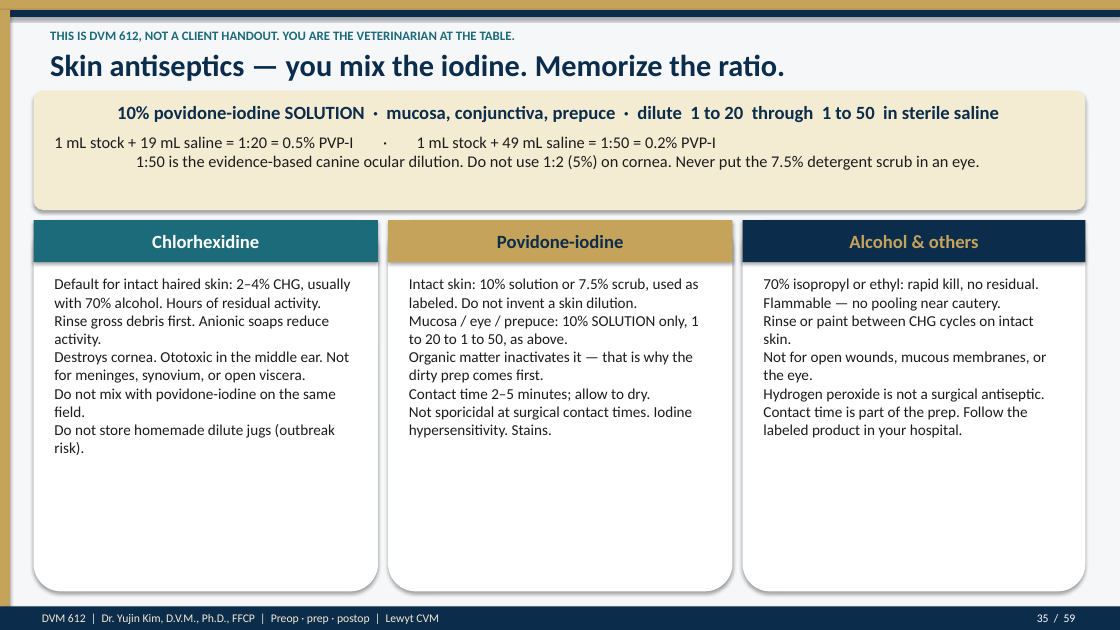
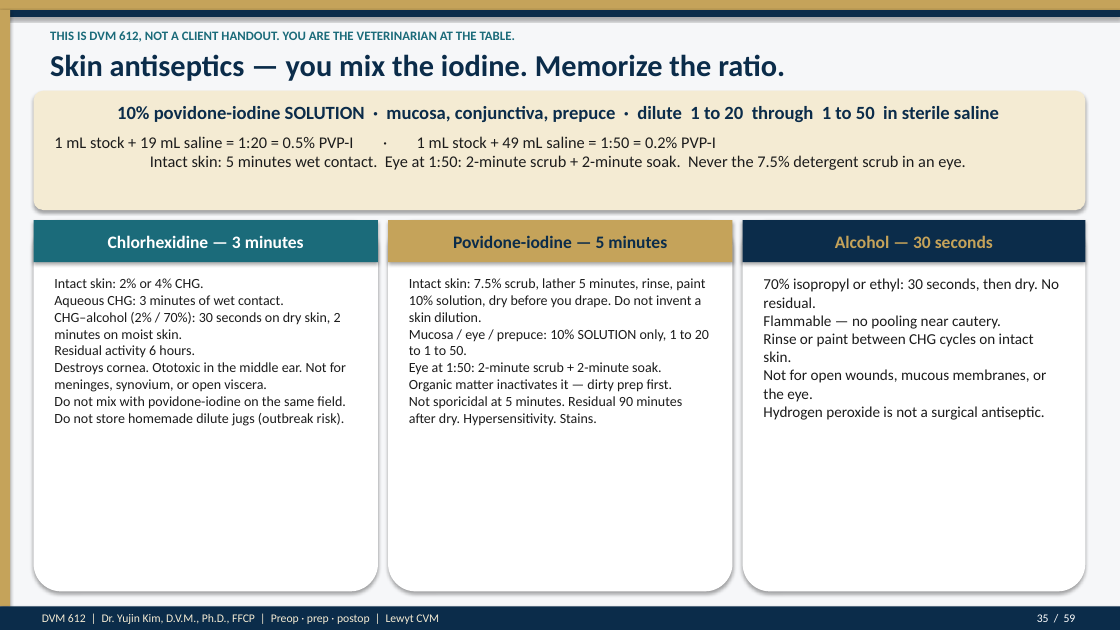
Before and after one commit to drkimvet/happycare, a slide deck: slide 35 of lectures/DVM-612_Week4_Preop_PatientPrep_Postop.pptx. Drawn at 1120x630 pixels with LibreOffice and Linux fonts; fonts in the diff are those of the drawing. Boxes give left, top, right and bottom in pixels: in the first picture for what was removed or moved away, otherwise in the second. Text is boxed around its words. In the diff, an @@ line names an element or a change of style, - is before the commit and + after.

```diff
--- a/lectures/DVM-612_Week4_Preop_PatientPrep_Postop.pptx
+++ b/lectures/DVM-612_Week4_Preop_PatientPrep_Postop.pptx
@@ text at (54,136,965,170): text changed @@
-1 mL stock + 19 mL saline = 1:20 = 0.5% PVP-I · 1 mL stock + 49 mL saline = 1:50 = 0.2% PVP-I
-1:50 is the evidence-based canine ocular dilution. Do not use 1:2 (5%) on cornea. Never put the 7.5% detergent scrub in an eye.
+1 mL stock + 19 mL saline = 1:20 = 0.5% PVP-I · 1 mL stock + 49 mL saline = 1:50 = 0.2% PVP-I
+Intact skin: 5 minutes wet contact. Eye at 1:50: 2-minute scrub + 2-minute soak. Never the 7.5% detergent scrub in an eye.
@@ text at (108,235,304,248): text changed; size 16 to 15 pt @@
-Chlorhexidine
+Chlorhexidine — 3 minutes
@@ text at (453,235,667,248): text changed; size 16 to 15 pt @@
-Povidone-iodine
+Povidone-iodine — 5 minutes
@@ text at (835,235,993,248): text changed; size 16 to 15 pt @@
-Alcohol & others
+Alcohol — 30 seconds
@@ text at (54,278,346,426): text changed; size 13 to 12 pt @@
-Default for intact haired skin: 2–4% CHG, usually with 70% alcohol. Hours of residual activity.
-Rinse gross debris first. Anionic soaps reduce activity.
-Destroys cornea. Ototoxic in the middle ear. Not for meninges, synovium, or open viscera.
-Do not mix with povidone-iodine on the same field.
-Do not store homemade dilute jugs (outbreak risk).
+Intact skin: 2% or 4% CHG.
+Aqueous CHG: 3 minutes of wet contact.
+CHG–alcohol (2% / 70%): 30 seconds on dry skin, 2 minutes on moist skin.
+Residual activity 6 hours.
+Destroys cornea. Ototoxic in the middle ear. Not for meninges, synovium, or open viscera.
+Do not mix with povidone-iodine on the same field.
+Do not store homemade dilute jugs (outbreak risk).
@@ text at (409,278,709,426): text changed; size 13 to 12 pt @@
-Intact skin: 10% solution or 7.5% scrub, used as labeled. Do not invent a skin dilution.
-Mucosa / eye / prepuce: 10% SOLUTION only, 1 to 20 to 1 to 50, as above.
-Organic matter inactivates it — that is why the dirty prep comes first.
-Contact time 2–5 minutes; allow to dry.
-Not sporicidal at surgical contact times. Iodine hypersensitivity. Stains.
+Intact skin: 7.5% scrub, lather 5 minutes, rinse, paint 10% solution, dry before you drape. Do not invent a skin dilution.
+Mucosa / eye / prepuce: 10% SOLUTION only, 1 to 20 to 1 to 50.
+Eye at 1:50: 2-minute scrub + 2-minute soak.
+Organic matter inactivates it — dirty prep first.
+Not sporicidal at 5 minutes. Residual 90 minutes after dry. Hypersensitivity. Stains.
@@ text at (763,278,1059,420): text changed @@
-70% isopropyl or ethyl: rapid kill, no residual. Flammable — no pooling near cautery.
-Rinse or paint between CHG cycles on intact skin.
-Not for open wounds, mucous membranes, or the eye.
-Hydrogen peroxide is not a surgical antiseptic.
-Contact time is part of the prep. Follow the labeled product in your hospital.
+70% isopropyl or ethyl: 30 seconds, then dry. No residual.
+Flammable — no pooling near cautery.
+Rinse or paint between CHG cycles on intact skin.
+Not for open wounds, mucous membranes, or the eye.
+Hydrogen peroxide is not a surgical antiseptic.
```
Also in this commit, not shown: 10 other slides changed, 2 other files.
